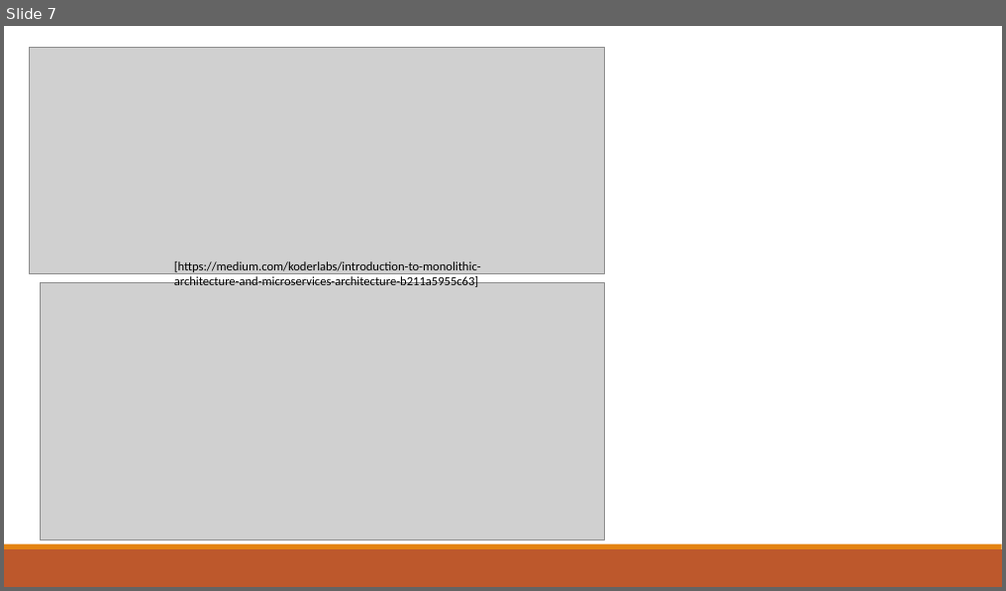
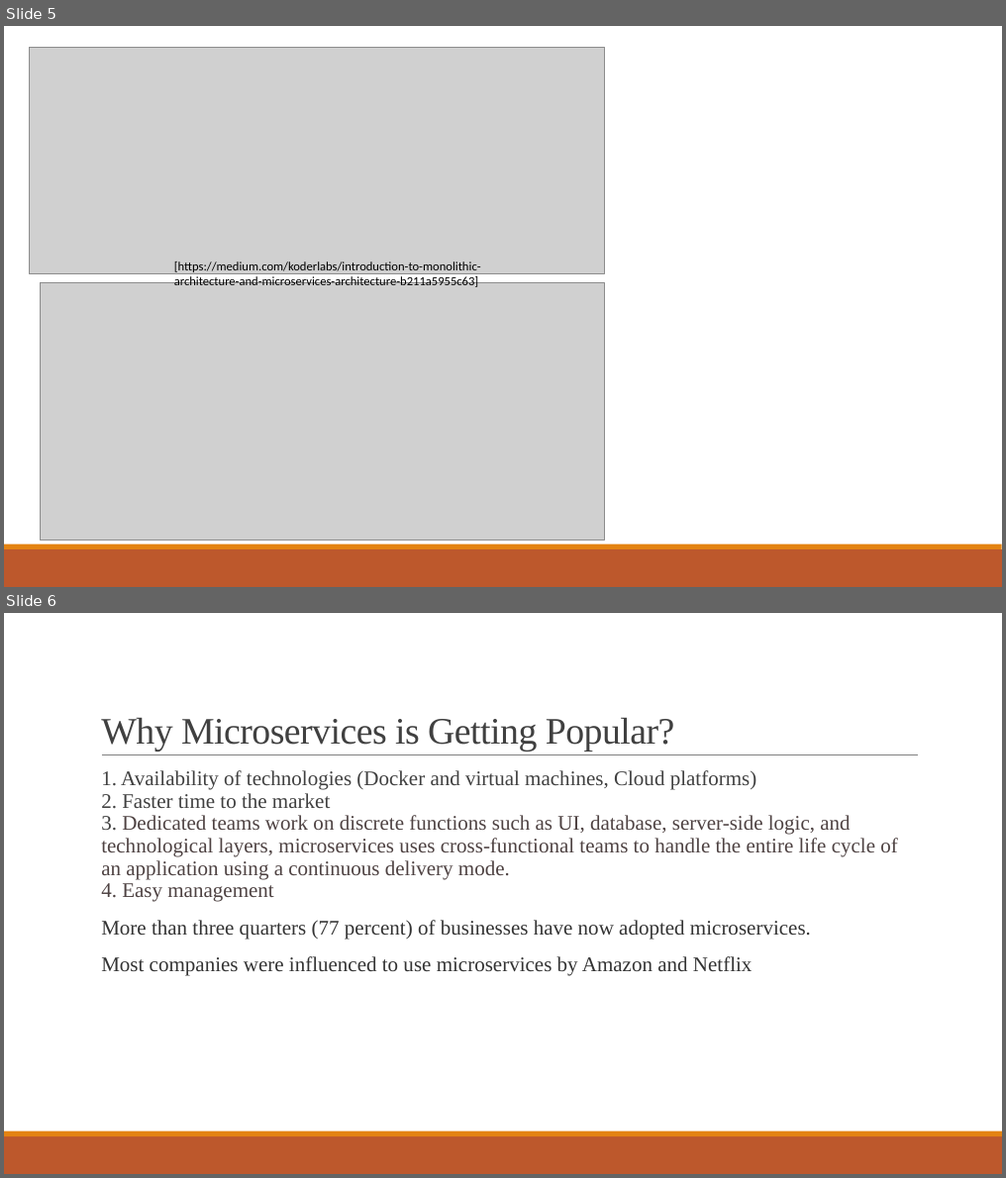
Before and after one commit to Ravishka123/Lectures_And_Talks, a slide deck: An Introduction to Microservices/An Introduction to Microservices.pptx. Shown one above the other, each under a label of ours: slide 7 before the commit, slides 5 and 6 after it. The pictures are 1006x591 and 1006x1178 pixels, drawn with LibreOffice and Linux fonts; fonts in the diff are those of the drawing; grey boxes stand for pictures. Boxes give left, top, right and bottom in pixels: in the first picture for what was removed or moved away, otherwise in the second. Text is boxed around its words. In the diff, an @@ line names an element or a change of style, - is before the commit and + after.

```diff
--- a/An Introduction to Microservices/An Introduction to Microservices.pptx
+++ b/An Introduction to Microservices/An Introduction to Microservices.pptx
@@ slide 6 added at [4,613,1002,1174], background #FFFFFF; not listed: 2 template elements that a slide beside it also shows @@
@@ title added at [101,717,675,751], 36 pt, text #404040 @@
+Why Microservices is Getting Popular?
@@ line added from (102, 756) to (918, 756), #808080 0.5 pt @@
@@ text added at [101,770,898,976], 20 pt, text #4E4242 @@
+  1. Availability of technologies (Docker and virtual machines, Cloud platforms)
+  2. Faster time to the market
+  3. Dedicated teams work on discrete functions such as UI, database, server-side logic, and technological layers, microservices uses cross-functional teams to handle the entire life cycle of an application using a continuous delivery mode.
+  4. Easy management
+  More than three quarters (77 percent) of businesses have now adopted microservices.
+  Most companies were influenced to use microservices by Amazon and Netflix
@@ what was slide 7 is now slide 5 @@
```
Also in this commit, not shown: 12 slides changed, 11 other slides added, 1 slide removed, 1 other file.
